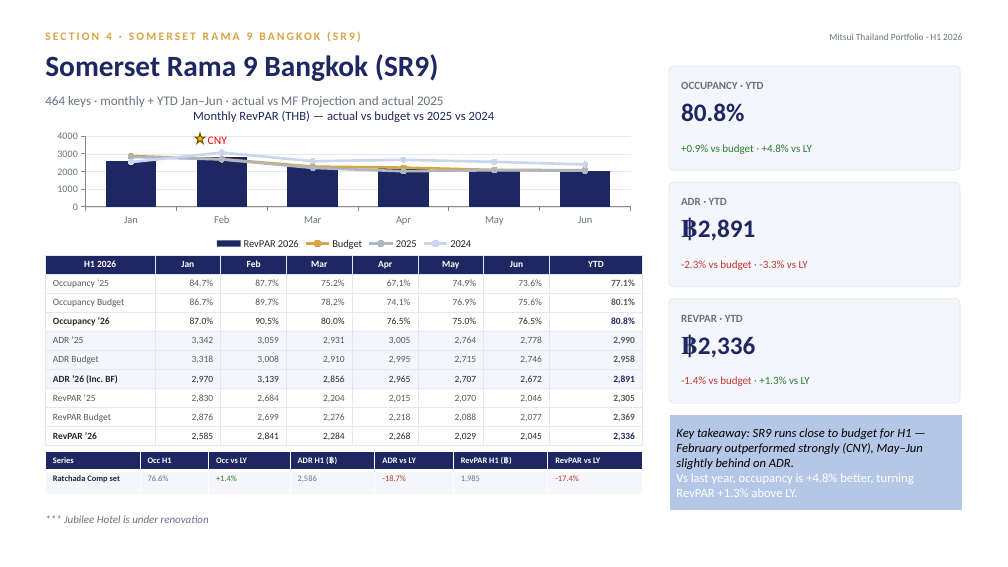
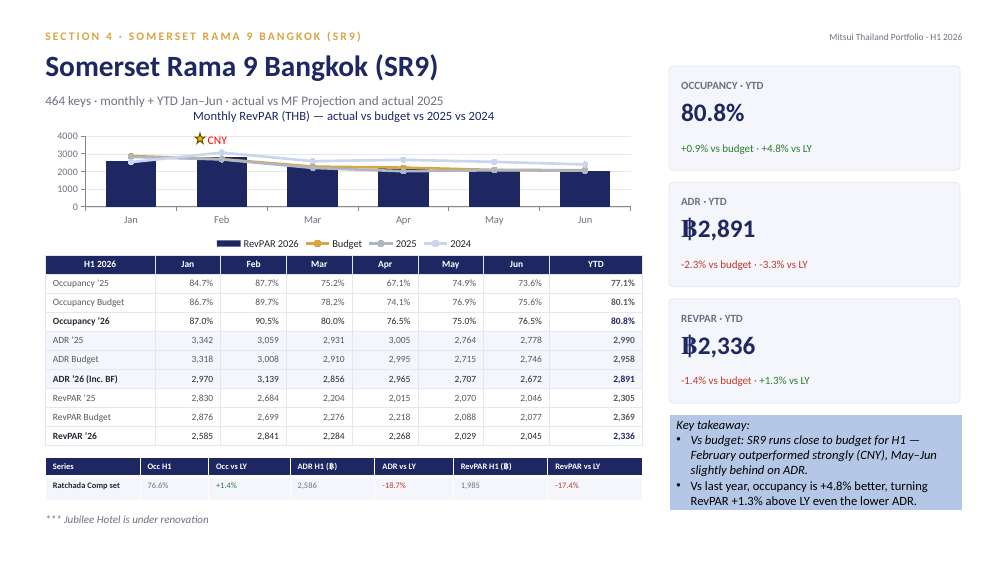
Before and after one commit to Chavin2543/mae-workspace, a slide deck: slide 16 of output/Portfolio_Performance_Report_H1-2026.pptx. Drawn at 1008x567 pixels with LibreOffice and Linux fonts; fonts in the diff are those of the drawing. Boxes give left, top, right and bottom in pixels: in the first picture for what was removed or moved away, otherwise in the second. Text is boxed around its words. In the diff, an @@ line names an element or a change of style, - is before the commit and + after.

```diff
--- a/output/Portfolio_Performance_Report_H1-2026.pptx
+++ b/output/Portfolio_Performance_Report_H1-2026.pptx
@@ text in rectangle at (x1=676, y1=420, x2=937, y2=505): text changed @@
-Key takeaway: SR9 runs close to budget for H1 — February outperformed strongly (CNY), May–Jun slightly behind on ADR.
-Vs last year, occupancy is +4.8% better, turning RevPAR +1.3% above LY.
+Key takeaway:
+• Vs budget: SR9 runs close to budget for H1 — February outperformed strongly (CNY), May–Jun slightly behind on ADR.
+• Vs last year, occupancy is +4.8% better, turning RevPAR +1.3% above LY even the lower ADR.
@@ table moved from (x1=45, y1=451, x2=643, y2=495) to (x1=45, y1=457, x2=643, y2=501) @@
```
Also in this commit, not shown: 22 other slides changed.
